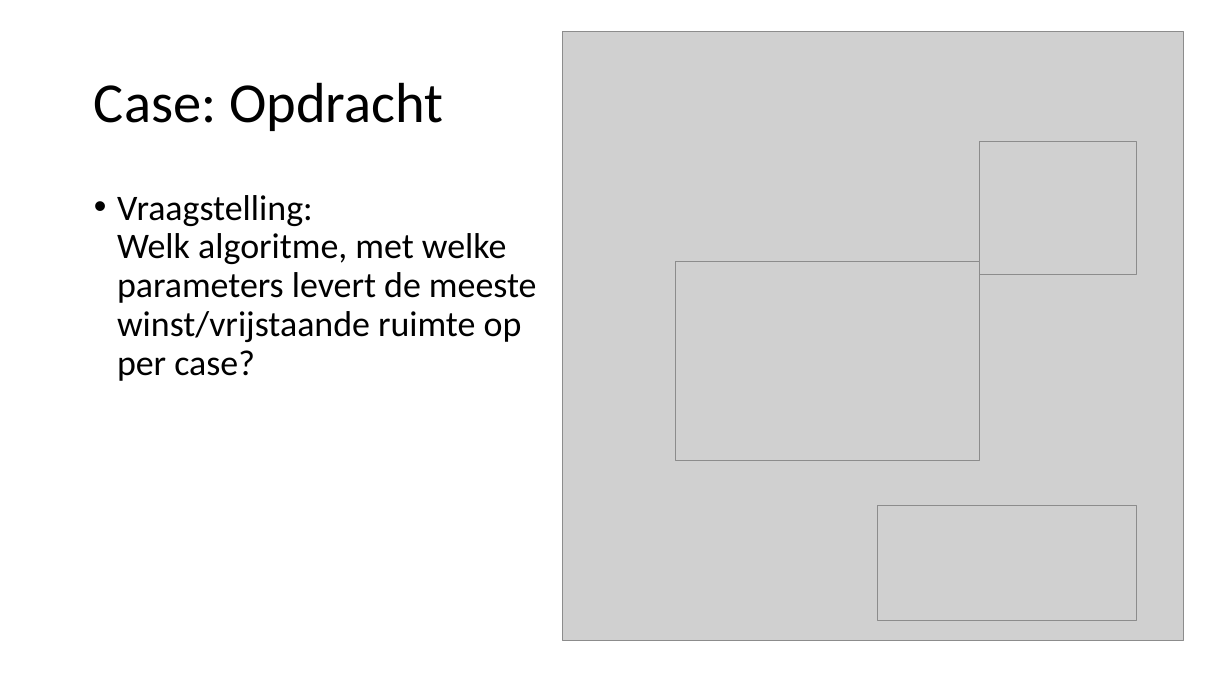
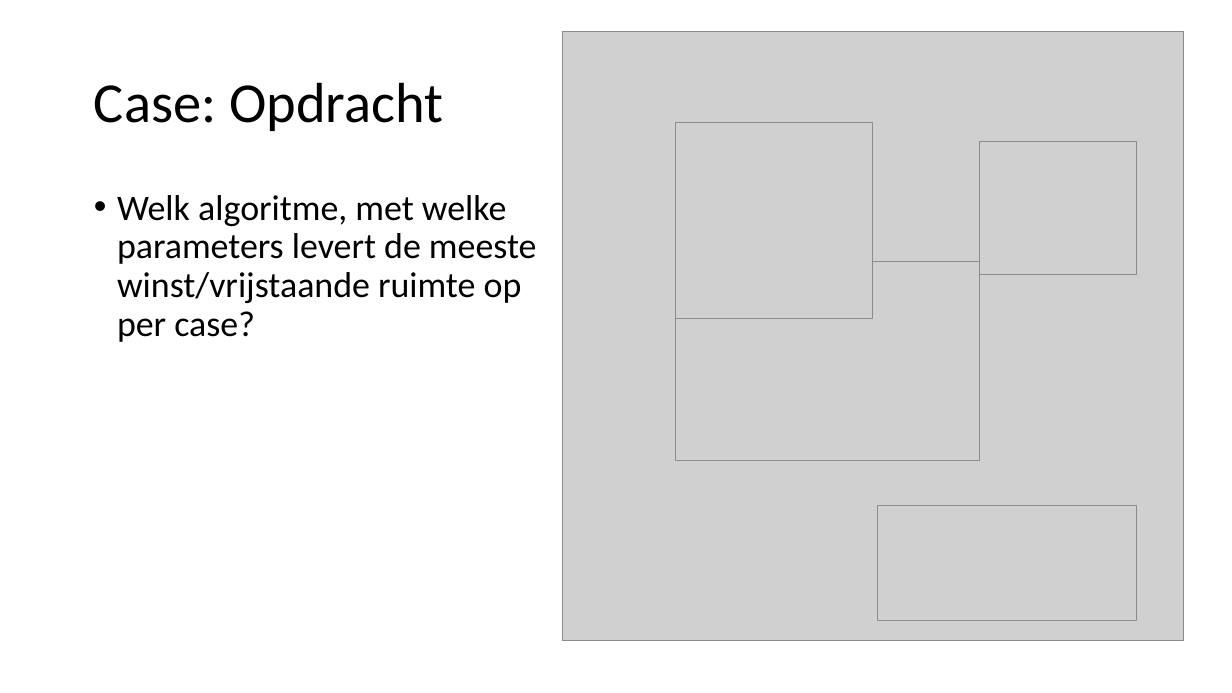
Before and after one commit to TammeThijs/Heuristics, a slide deck: slide 6 of Presentation2.pptx. Drawn at 1232x693 pixels with LibreOffice and Linux fonts; fonts in the diff are those of the drawing; grey boxes stand for pictures; background and template pictures are left out. Boxes give left, top, right and bottom in pixels: in the first picture for what was removed or moved away, otherwise in the second. Text is boxed around its words. In the diff, an @@ line names an element or a change of style, - is before the commit and + after.

```diff
--- a/Presentation2.pptx
+++ b/Presentation2.pptx
@@ picture added at box(676, 122, 873, 318) @@
@@ text at box(117, 195, 537, 342): text changed @@
-• Vraagstelling:
-  Welk algoritme, met welke parameters levert de meeste winst/vrijstaande ruimte op per case?
+• Welk algoritme, met welke parameters levert de meeste winst/vrijstaande ruimte op per case?
```
Also in this commit, not shown: 7 other slides changed, 6 other files.
